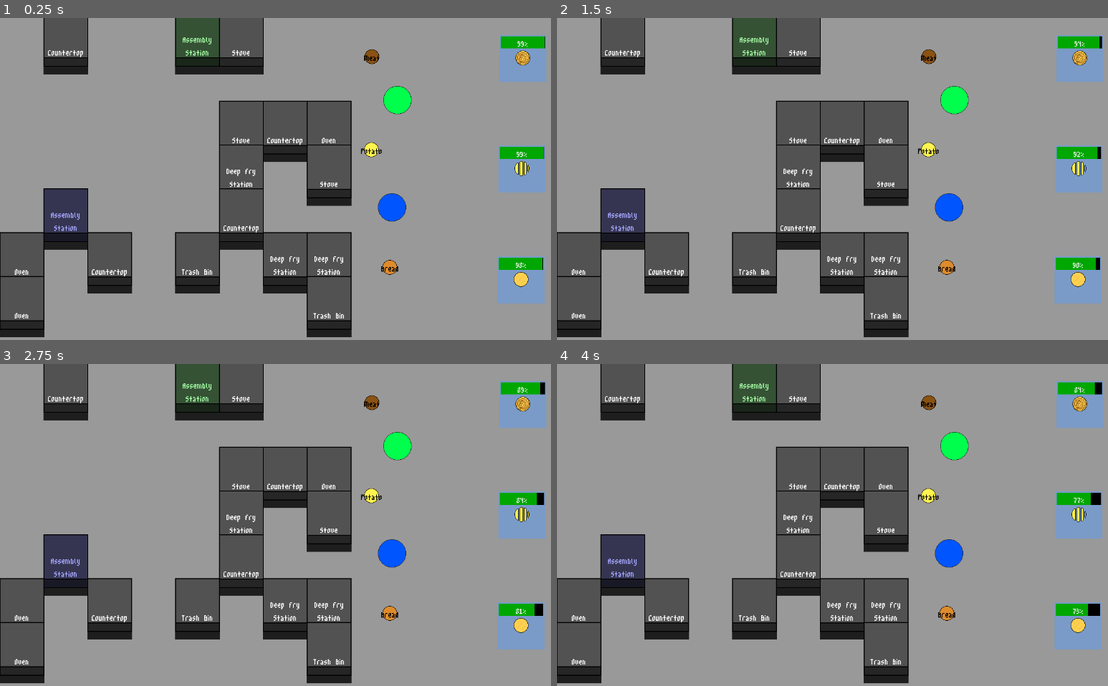
Above: before the commit, frames 1-4 (two rows, left to right).
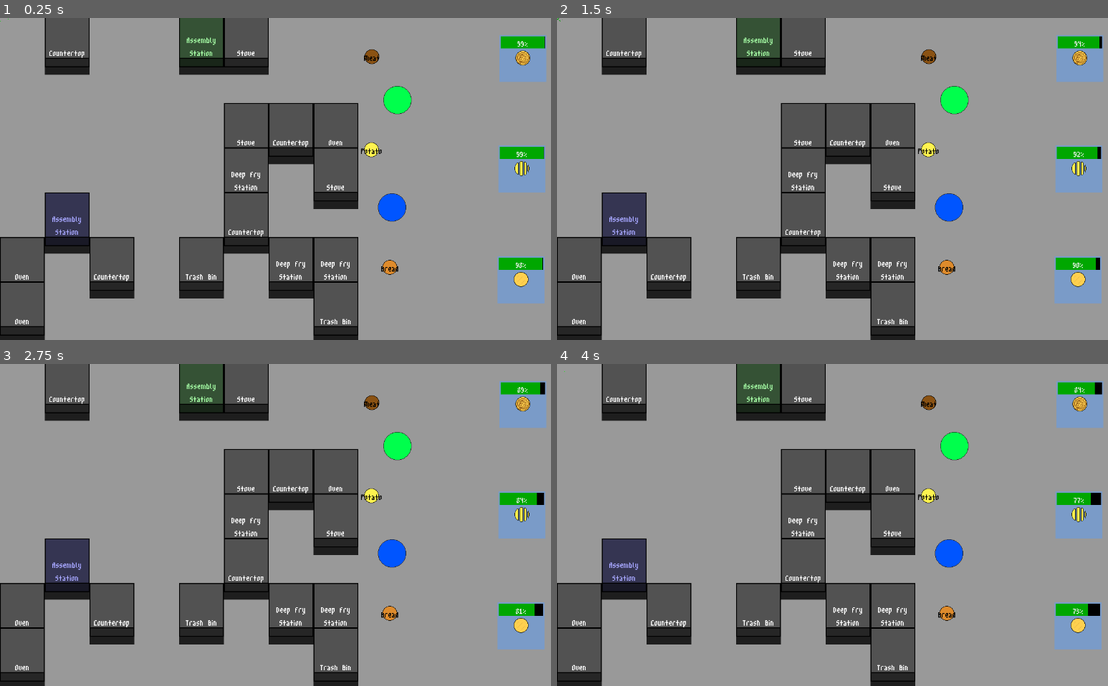
Above: after the commit, the same moments.

Repository: IronStrikerX/COGS-game
Game: Godot game, scene res://Game/game.tscn
Two runs of this game, one before a commit and one after it. Both use one fixed random seed, a clock stepped at 60 frames per second and the inputs below.
Inputs (mouse positions are in pixels of both pictures, inside the frame that each line leads up to):
- Up to frame 1 (0.25 s): no input
- Up to frame 2 (1.5 s): move the mouse to (948, 207) at 0.52 s; tap Enter at 1.25 s; move the mouse to (953, 101) at 1.27 s
- Up to frame 3 (2.75 s): tap Space at 2 s; move the mouse to (341, 454) at 2.02 s
- Up to frame 4 (4 s): tap Enter at 2.75 s; move the mouse to (815, 589) at 2.77 s; tap Space at 3.5 s; move the mouse to (1014, 573) at 3.52 s

The runs differ from the first frame. In frame 1, 9.1% of the frame differs, in the area x 0-66%, y 0-100%; in frame 2, 9.1%; in frame 3, 9.1%; in frame 4, 9.1%.

Commit message:
customer meal completion effect

Diff:
--- a/Customer/Customer.tscn
+++ b/Customer/Customer.tscn
@@ -14,6 +14,16 @@
 
 [sub_resource type="RectangleShape2D" id="RectangleShape2D_nlwrn"]
 size = Vector2(99, 99)
+
+[sub_resource type="Curve" id="Curve_47pxv"]
+_limits = [0.019009233, 2.0, 0.0, 1.3819243]
+_data = [Vector2(0.040289335, 0.6797199), 0.0, 0.0, 0, 0, Vector2(0.6768608, 0.019009233), 0.0, 0.0, 0, 0, Vector2(1.3537217, 1.3917811), 0.0, 0.0, 0, 0]
+point_count = 3
+
+[sub_resource type="Gradient" id="Gradient_k6pke"]
+interpolation_mode = 1
+offsets = PackedFloat32Array(0, 0.5457413)
+colors = PackedColorArray(0.3291585, 0.32915837, 0.3291583, 1, 1, 1, 1, 1)
 
 [node name="Area2D" type="Area2D"]
 script = ExtResource("1_nlwrn")
@@ -48,3 +58,25 @@
 
 [node name="FoodDesired" type="Sprite2D" parent="."]
 position = Vector2(50, 49)
+
+[node name="CPUParticles2D" type="CPUParticles2D" parent="."]
+position = Vector2(50, 50)
+emitting = false
+amount = 50
+one_shot = true
+explosiveness = 1.0
+randomness = 0.2
+lifetime_randomness = 0.45
+emission_shape = 1
+emission_sphere_radius = 9.89
+spread = 180.0
+gravity = Vector2(0, 0)
+initial_velocity_min = 60.0
+initial_velocity_max = 100.0
+scale_amount_min = 3.0
+scale_amount_max = 6.0
+split_scale = true
+scale_curve_x = null
+scale_curve_y = SubResource("Curve_47pxv")
+color = Color(0, 1, 0, 1)
+color_ramp = SubResource("Gradient_k6pke")
--- a/Customer/customer.gd
+++ b/Customer/customer.gd
@@ -6,6 +6,7 @@
 @onready var food_desired: Sprite2D = $FoodDesired
 @onready var panel: Panel = $Panel
 @onready var progress_bar: ProgressBar = $Panel/ProgressBar
+@onready var cpu_particles_2d: CPUParticles2D = $CPUParticles2D
 
 var required_food: FoodResource
 
@@ -20,6 +21,9 @@
 
 func receive_food(recieved_food: FoodResource) -> bool:
 	if recieved_food == required_food:
+		print(num_recursion * 2)
+		cpu_particles_2d.amount = 50 * num_recursion
+		cpu_particles_2d.emitting = true
 		new_demand()
 		return true
 	return false
--- a/Game/spawner.gd
+++ b/Game/spawner.gd
@@ -3,7 +3,7 @@
 
 const WIDTH := 8
 const HEIGHT := 7
-const CELL_SIZE := Vector2(98,98)
+const CELL_SIZE := Vector2(100  ,100)
 
 var all_cells = []
 
--- a/Game/spawner.tscn
+++ b/Game/spawner.tscn
@@ -1,6 +1,34 @@
-[gd_scene load_steps=2 format=3 uid="uid://bghretien1axb"]
+[gd_scene load_steps=4 format=3 uid="uid://bghretien1axb"]
 
 [ext_resource type="Script" uid="uid://xnhm4gs5q82w" path="res://Game/spawner.gd" id="1_pvmun"]
 
+[sub_resource type="Curve" id="Curve_pvmun"]
+_limits = [0.019009233, 2.0, 0.0, 1.3819243]
+_data = [Vector2(0.040289335, 0.6797199), 0.0, 0.0, 0, 0, Vector2(0.6768608, 0.019009233), 0.0, 0.0, 0, 0, Vector2(1.3537217, 1.3917811), 0.0, 0.0, 0, 0]
+point_count = 3
+
+[sub_resource type="Gradient" id="Gradient_smwj3"]
+offsets = PackedFloat32Array(0, 0.34700316, 1)
+colors = PackedColorArray(0.19076231, 0.19076234, 0.19076231, 1, 0.851735, 0.851735, 0.851735, 1, 1, 1, 1, 1)
+
 [node name="Spawner" type="Node2D"]
 script = ExtResource("1_pvmun")
+
+[node name="CPUParticles2D" type="CPUParticles2D" parent="."]
+amount = 40
+lifetime = 0.7
+explosiveness = 1.0
+randomness = 0.2
+lifetime_randomness = 0.45
+emission_shape = 1
+emission_sphere_radius = 9.89
+spread = 180.0
+gravity = Vector2(0, 0)
+initial_velocity_min = 30.0
+initial_velocity_max = 50.0
+scale_amount_max = 2.0
+split_scale = true
+scale_curve_x = null
+scale_curve_y = SubResource("Curve_pvmun")
+color = Color(0, 1, 0, 1)
+color_ramp = SubResource("Gradient_smwj3")
Not shown: 1 places in Customer/Customer.tscn that only renumber resources
